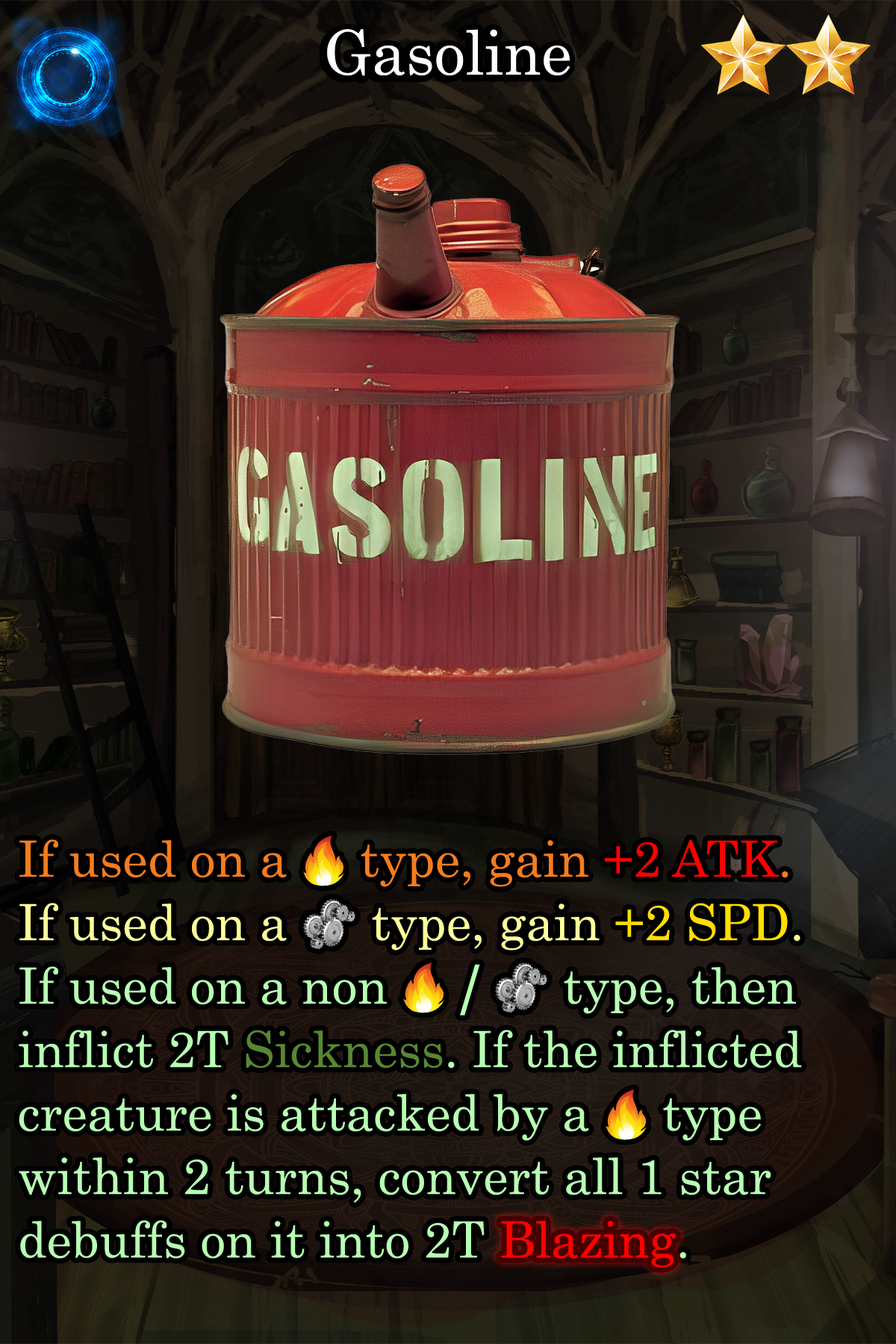
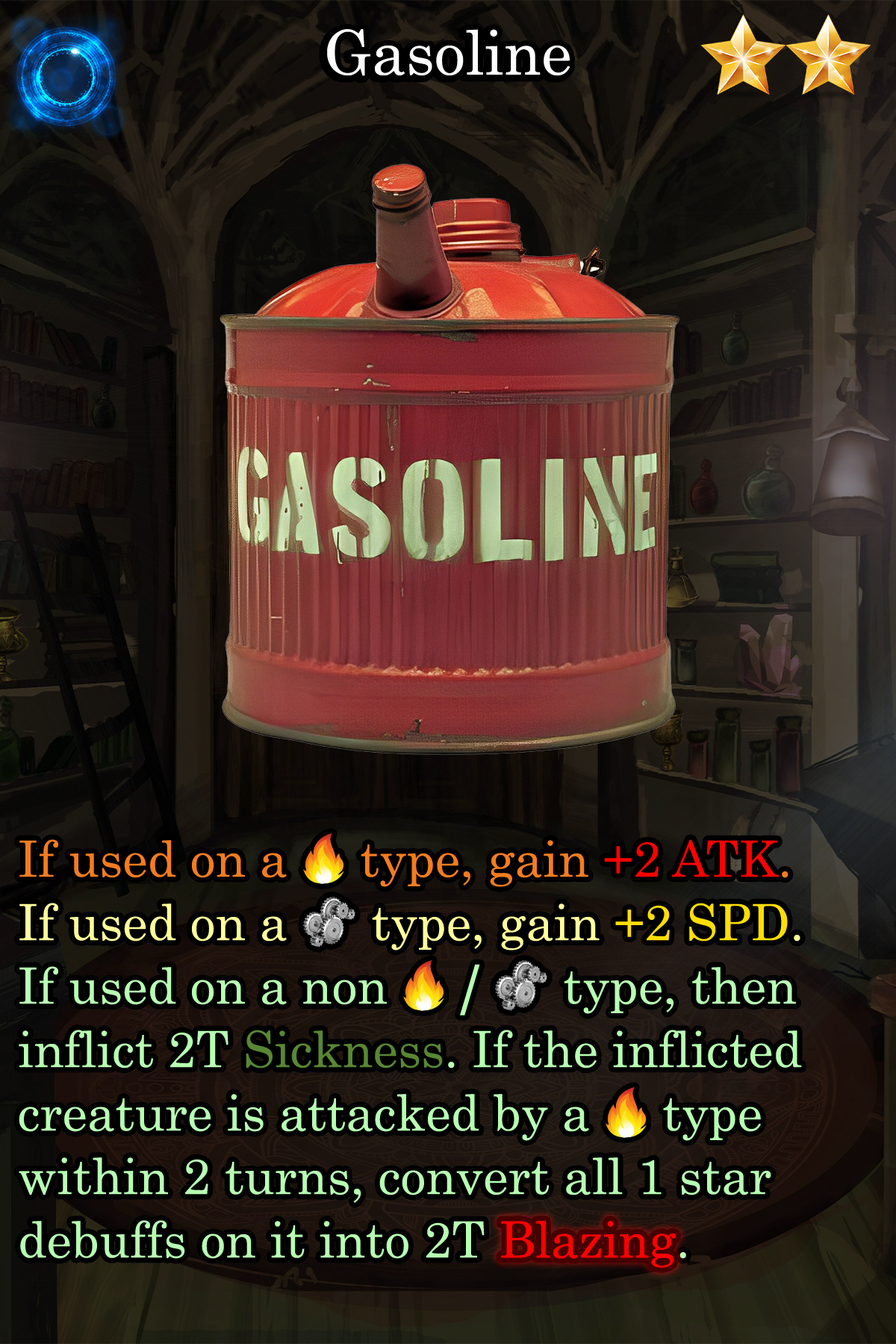
Comparing the layer stacks of the two 896 x 1344 images. Changes:
painted on "Ability" over <box>303,832,647,1140</box>
